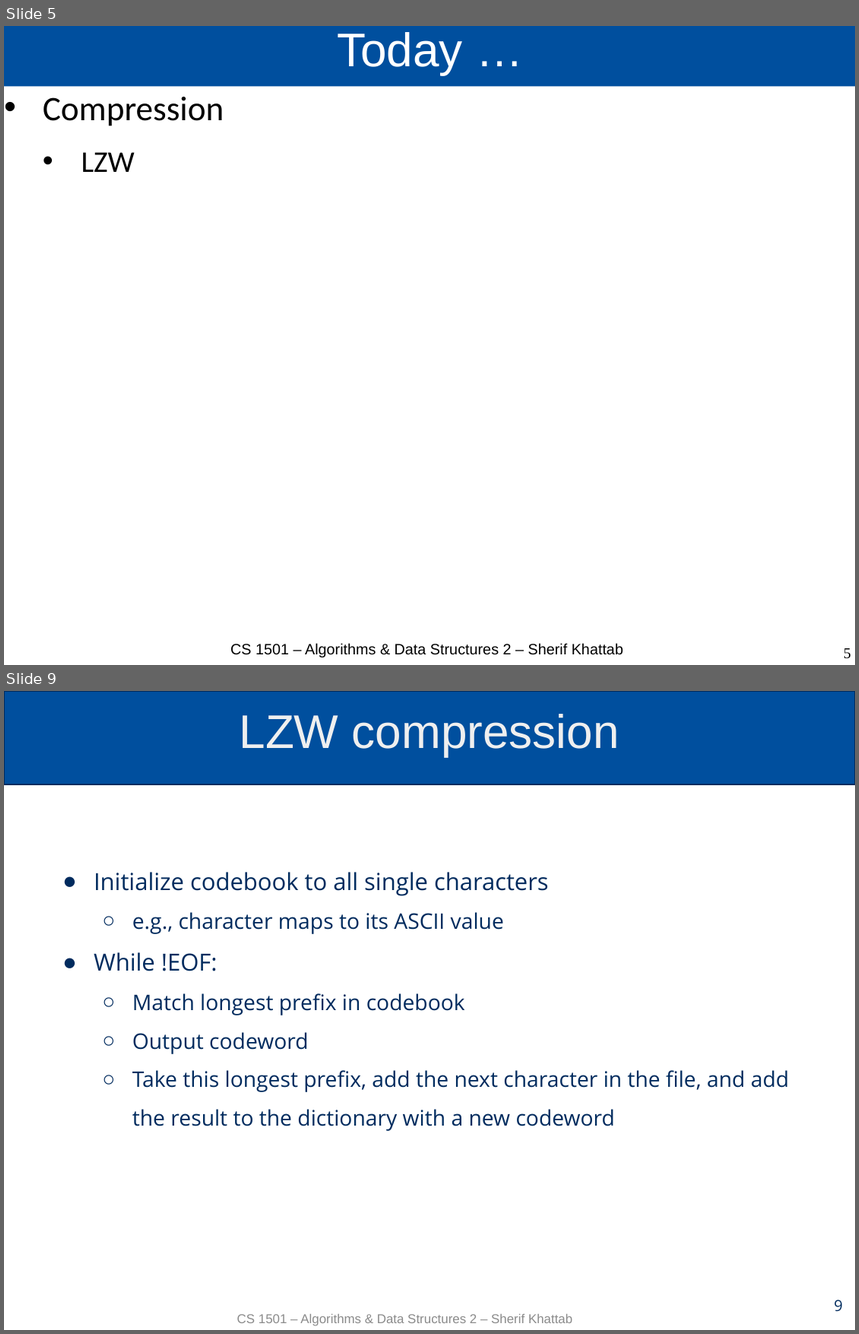
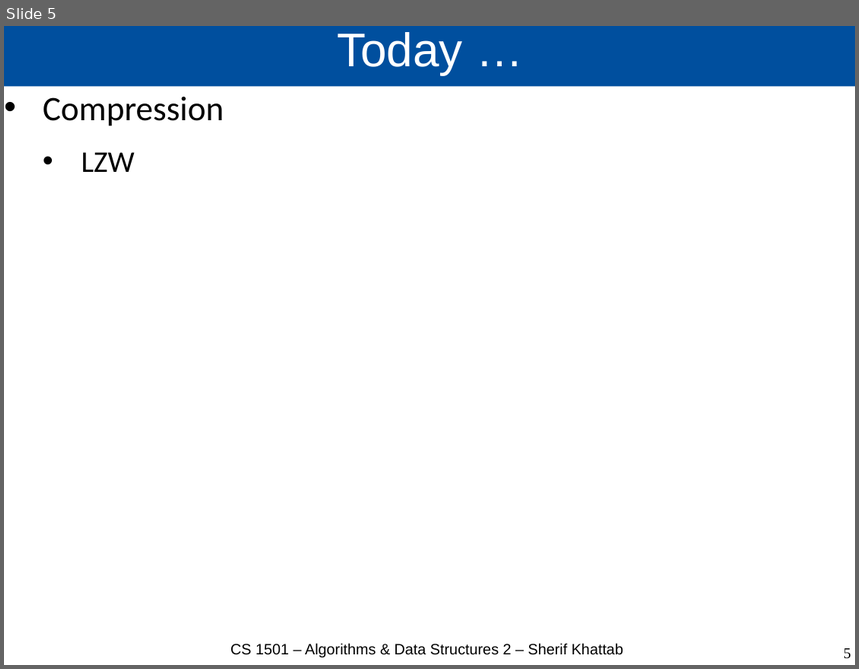
Before and after one commit to cs1501-2224/handouts, a slide deck: DraftSlides/Lecture14.pptx. Shown one above the other, each under a label of ours: slides 5 and 9 before the commit, slide 5 after it; the slides between them are not shown. The pictures are 859x1334 and 859x669 pixels, drawn with LibreOffice and Linux fonts; fonts in the diff are those of the drawing. Boxes give left, top, right and bottom in pixels: in the first picture for what was removed or moved away, otherwise in the second. Text is boxed around its words. In the diff, an @@ line names an element or a change of style, - is before the commit and + after.

```diff
--- a/DraftSlides/Lecture14.pptx
+++ b/DraftSlides/Lecture14.pptx
@@ slide 9 removed at (x1=4, y1=691, x2=855, y2=1330), background #FFFFFF @@
@@ rectangle removed at (x1=4, y1=691, x2=855, y2=784) @@
@@ title removed at (x1=240, y1=714, x2=620, y2=756) @@
-LZW compression
@@ text removed at (x1=94, y1=872, x2=789, y2=1131) @@
-● Initialize codebook to all single characters
-  ○ e.g., character maps to its ASCII value
-● While !EOF:
-  ○ Match longest prefix in codebook
-  ○ Output codeword
-  ○ Take this longest prefix, add the next character in the file, and add the result to the dictionary with a new codeword
@@ page number removed at (x1=834, y1=1300, x2=843, y2=1312) @@
-9
@@ text removed at (x1=237, y1=1314, x2=572, y2=1326) @@
-CS 1501 – Algorithms & Data Structures 2 – Sherif Khattab
```
Also in this commit, not shown: 1 slide changed, 11 other slides removed, 3 other files.
